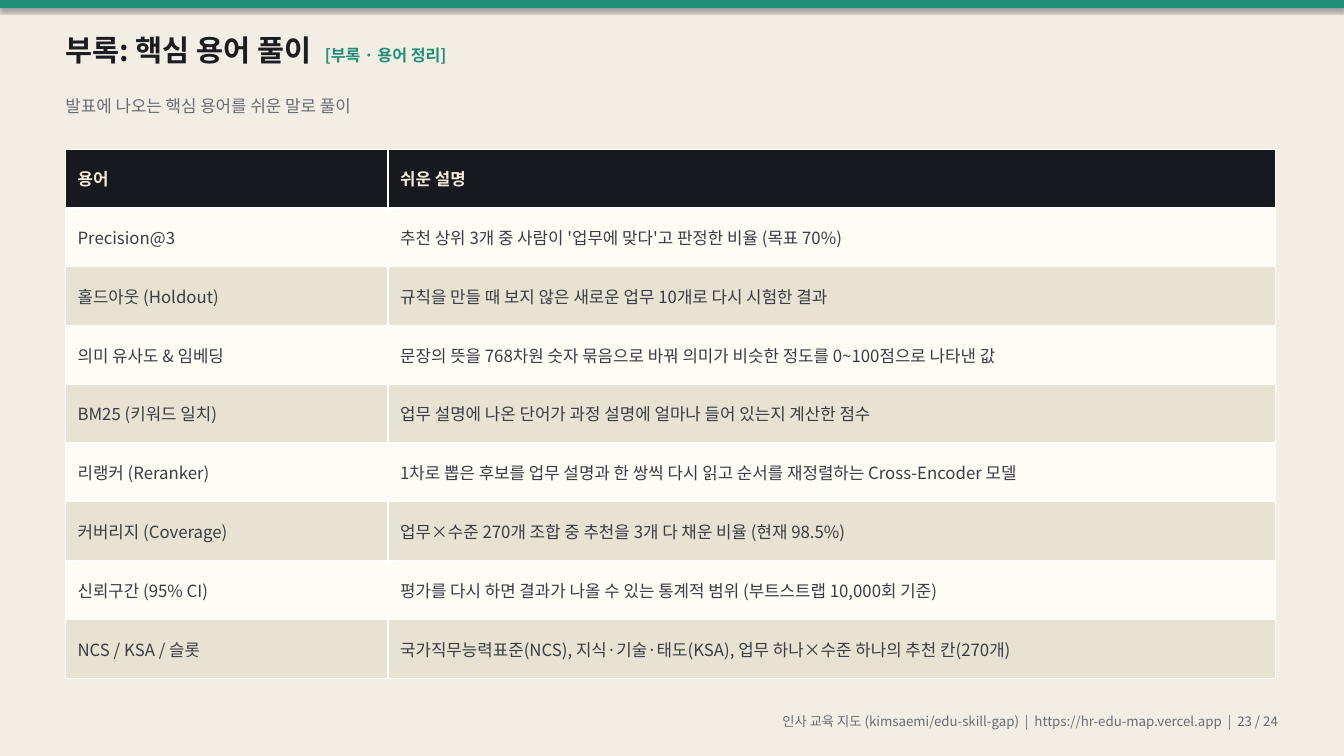
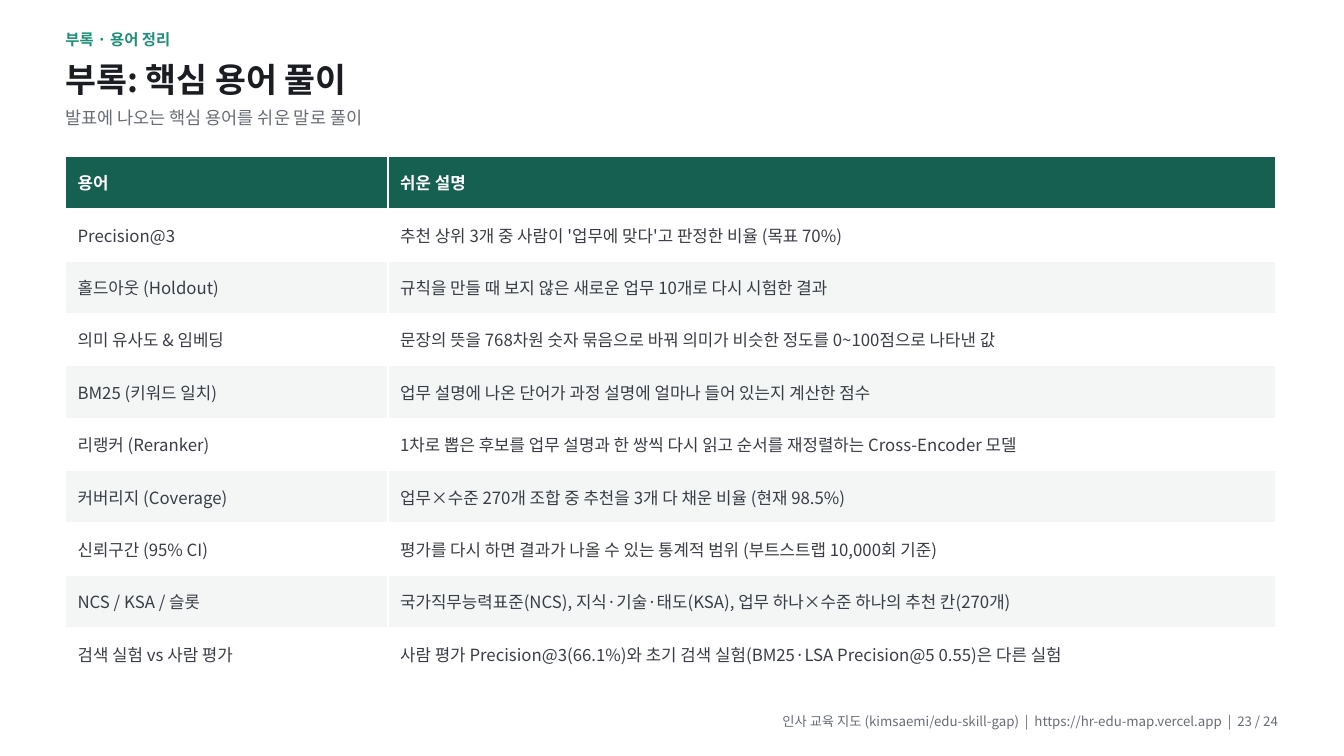
Before and after one commit to kimsaemi/edu-skill-gap, a slide deck: slide 23 of presentation/HR_교육지도_발표.pptx. Drawn at 1344x756 pixels with LibreOffice and Linux fonts; fonts in the diff are those of the drawing. Boxes give left, top, right and bottom in pixels: in the first picture for what was removed or moved away, otherwise in the second. Text is boxed around its words. In the diff, an @@ line names an element or a change of style, - is before the commit and + after.

```diff
--- a/presentation/HR_교육지도_발표.pptx
+++ b/presentation/HR_교육지도_발표.pptx
@@ rectangle at (0,0,1344,756): fill #F2EEE4 to #FFFFFF @@
@@ rectangle removed at (0,0,1344,8) @@
@@ text added at (65,32,170,47), 11 pt, text #1F8F78, bold @@
+부록 · 용어 정리
@@ text at (65,63,347,95): text changed; size 21 to 24 pt @@
-부록: 핵심 용어 풀이 [부록 · 용어 정리]
+부록: 핵심 용어 풀이
@@ text "발표에 나오는 핵심 용어를 쉬운 ...": place and size @@
-text "발표에 나오는 핵심 용어를 쉬운 ..." at (65,98,351,114)
+text "발표에 나오는 핵심 용어를 쉬운 ..." at (65,109,362,126)
@@ text "발표에 나오는 핵심 용어를 쉬운 ..." at (65,109,362,126): size 12 to 12.5 pt @@
@@ table at (66,156,1275,681) @@
+row 10: 검색 실험 vs 사람 평가 | 사람 평가 Precision@3(66.1%)와 초기 검색 실험(BM25·LSA Precision@5 0.55)은 다른 실험
@@ table: place and size @@
-table at (66,149,1275,679)
+table at (66,156,1275,681)
```
Also in this commit, not shown: 22 other slides changed, 4 other files.
